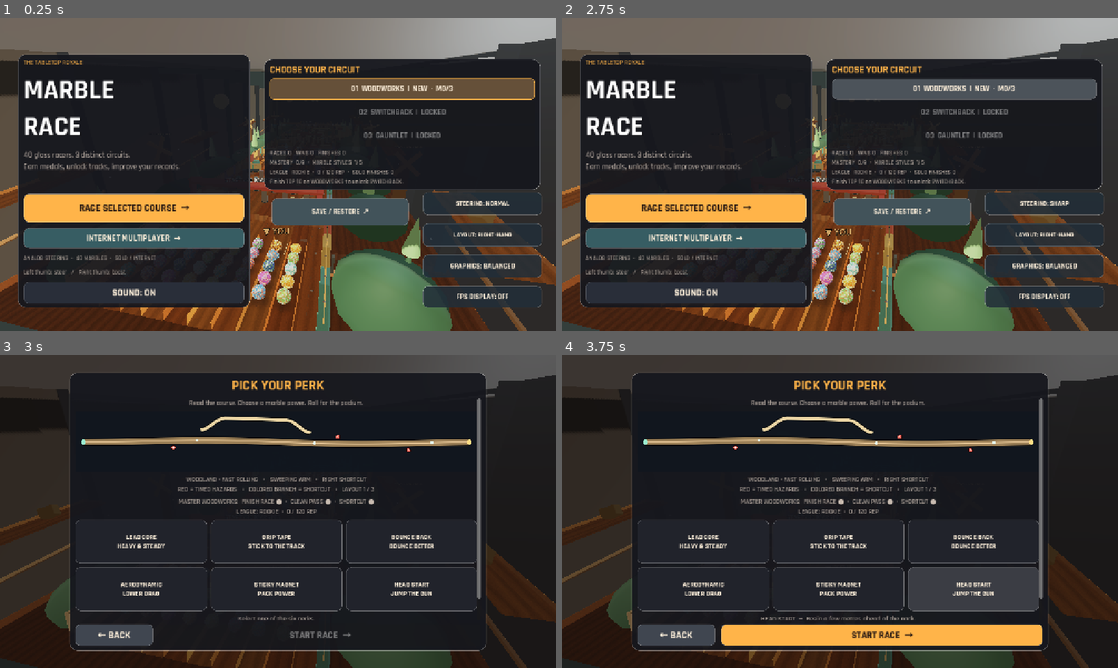
Above: before the commit, frames 1-4 (two rows, left to right).
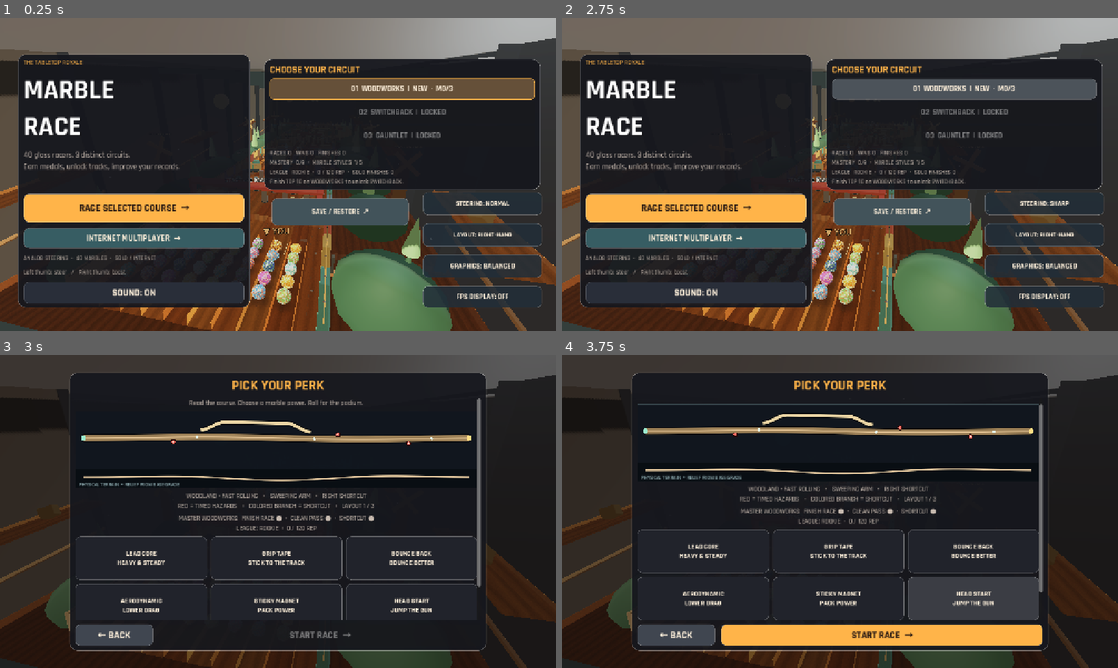
Above: after the commit, the same moments.

Repository: dbrckk/Marble-race-
Game: Godot game, scene res://scenes/main.tscn
The game is run twice, just before and just after one commit, with the same random seed, the same clock (stepped at 60 frames per second) and the same inputs.
Inputs:
- Up to frame 1 (0.25 s): no input
- Up to frame 2 (2.75 s): click "STEERING: NORMAL" at 0.5 s; click "01 WOODWORKS | NEW · M0/3" at 1.25 s; click "01 WOODWORKS | NEW · M0/3" at 2 s
- Up to frame 3 (3 s): click "RACE SELECTED COURSE →" at 2.75 s
- Up to frame 4 (3.75 s): click "HEAD START JUMP THE GUN" at 3.5 s

Frames 1-2 are identical in both runs. In frame 3, 8.5% of the frame differs, in the area x 13-87%, y 19-85%; in frame 4, 10%, in the area x 13-87%, y 13-85%.

Commit message:
Preview true physically measured elevation profile alongside every racing line on Android course briefing

Diff:
--- a/scripts/course_briefing.gd
+++ b/scripts/course_briefing.gd
@@ -20,7 +20,7 @@
 
 func _ready() -> void:
     name = "PhysicalCourseBriefingMap"
-    custom_minimum_size = Vector2(0,140)
+    custom_minimum_size = Vector2(0,178)
     mouse_filter = Control.MOUSE_FILTER_IGNORE
     clip_contents = true
 
@@ -49,7 +49,15 @@
     # Main racing lane and bypass are drawn with shared absolute world X.
     var progress: float = clampf((START_Z-world_z)/(START_Z-FINISH_Z),0.0,1.0)
     return Vector2(lerpf(19.0,maxf(20.0,size.x-19.0),progress),
-        size.y*0.51-world_x*4.9)
+        size.y*0.35-world_x*3.3)
+
+func relief_point(world_z: float) -> Vector2:
+    # Show changes in elevation relative to the continuous 8.5% baseline:
+    # absolute altitude would hide the interesting local crests and dips.
+    var deviation: float = TRACK_PATH.height_at(world_z,course)-(
+        world_z*TRACK_PATH.BASE_SLOPE)
+    return Vector2(project(world_z,0.0).x,
+        size.y*0.855-deviation*size.y*0.074)
 
 func shortcut_point(world_z: float) -> Vector2:
     if is_instance_valid(stage) and is_instance_valid(stage.shortcut_route):
@@ -100,3 +108,18 @@
         draw_circle(marker,1.5,Color("#fff0db"))
     draw_circle(main[0],6.0,Color("#9bebcf"))
     draw_circle(main[main.size()-1],6.0,Color("#ffde85"))
+    # A separate real terrain profile makes the biome's physical hills
+    # visible before choosing a perk. This never changes race mechanics.
+    var chart_top: float = h*0.752
+    draw_rect(Rect2(1.0,chart_top,w-2.0,h-chart_top-1.0),
+        Color(0.035,0.055,0.074,0.94),true)
+    draw_line(Vector2(19.0,h*0.855),Vector2(w-19.0,h*0.855),
+        Color(0.53,0.67,0.72,0.42),1.0)
+    var relief := PackedVector2Array()
+    for i in range(65):
+        var z: float = lerpf(START_Z,FINISH_Z,float(i)/64.0)
+        relief.append(relief_point(z))
+    draw_polyline(relief,accent.lightened(0.28),2.2,true)
+    draw_string(get_theme_default_font(),Vector2(9.0,h-5.0),
+        "PHYSICAL TERRAIN  •  RELIEF FROM BASE GRADE",
+        HORIZONTAL_ALIGNMENT_LEFT,-1,10,Color(0.69,0.83,0.85,0.84))
